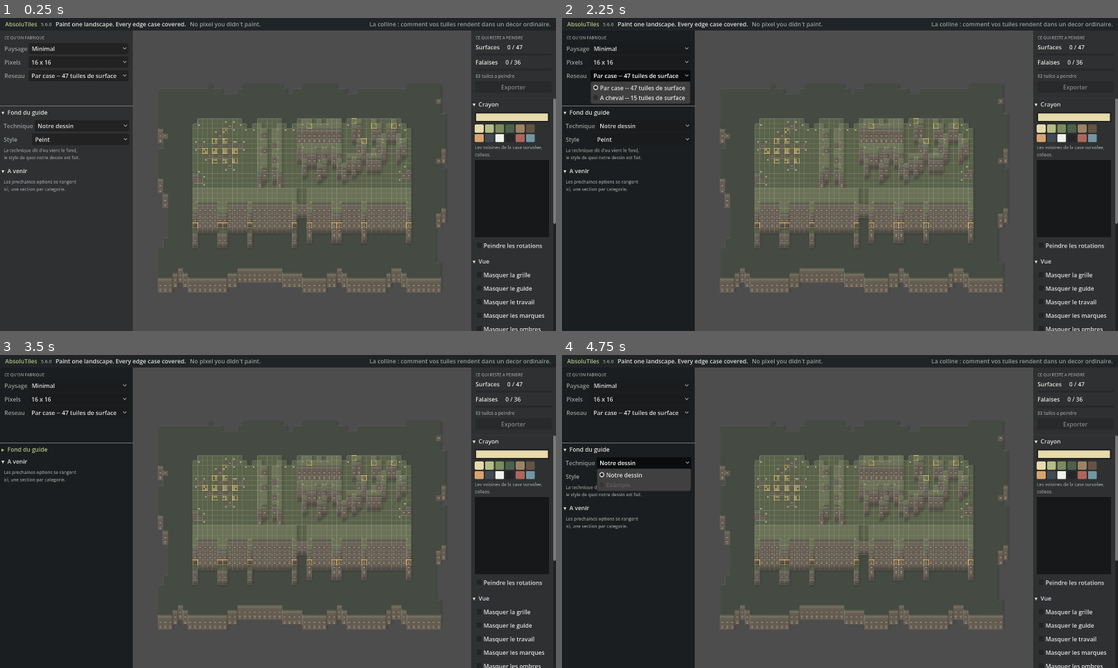
Above: before the commit, frames 1-4 (two rows, left to right).
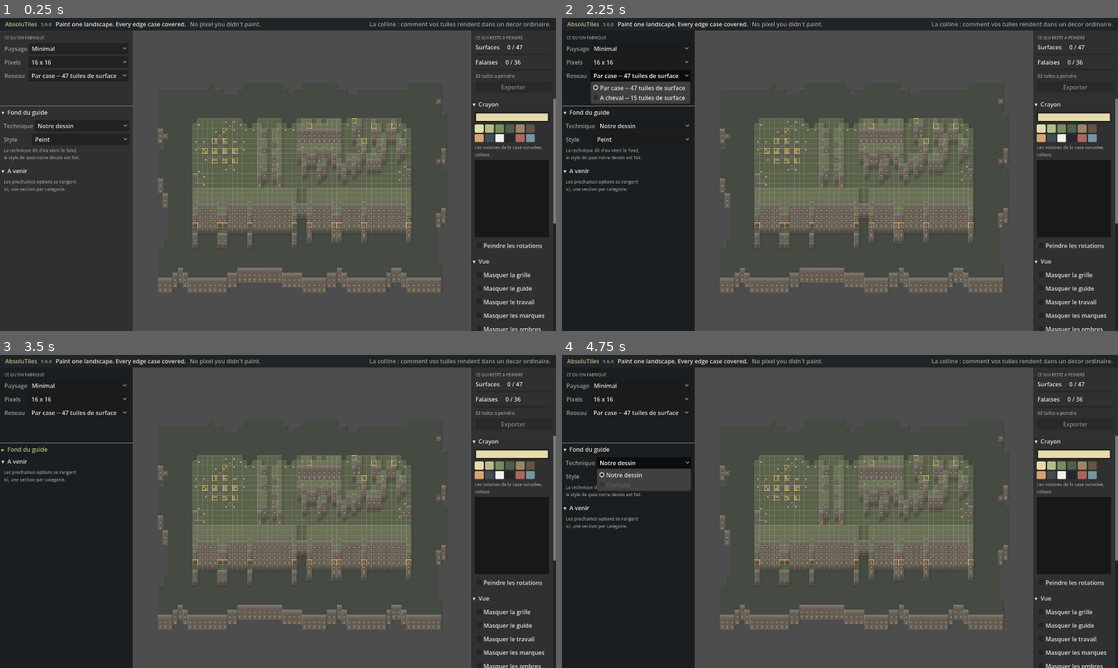
Above: after the commit, the same moments.

Repository: darref/MarchingSquares
Game: Godot game, scene res://ui/editor.tscn
Two runs of this game, one before a commit and one after it. Both use one fixed random seed, a clock stepped at 60 frames per second and the inputs below.
Inputs:
- Up to frame 1 (0.25 s): no input
- Up to frame 2 (2.25 s): click "Minimal" at 0.5 s; click "16 x 16" at 1.25 s; click "Par case -- 47 tuiles de surf…" at 2 s
- Up to frame 3 (3.5 s): click "▾ Fond du guide" at 2.75 s
- Up to frame 4 (4.75 s): click "▸ Fond du guide" at 3.5 s; click "Notre dessin" at 4.25 s

The runs differ from the first frame. In frame 1, 0.5% of the frame differs, in the area x 28-81%, y 33-84%; in frame 2, 0.5%; in frame 3, 0.5%; in frame 4, 0.5%.

Commit message:
Revert "La levre du plateau deborde sur sa falaise, et l epaule reste -- pour l instant"
This reverts commit 63099fb94ab773d07de2b344239679ef55e0ff60.

Diff:
--- a/render/guide_image.gd
+++ b/render/guide_image.gd
@@ -106,11 +106,6 @@
 ## ⚠ ET CELUI-CI EST LEGITIME LA OU LES OMBRES PORTEES NE L'ETAIENT PAS : il vit DANS la
 ## tuile de surface, donc une tuile exportee peut le porter.
 const SHOULDER: Color = Color(0.404, 0.348, 0.282)
-
-## De combien le sommet deborde sur sa propre falaise, en fraction de tuile.
-## ⚠ UN CHEVEU, PAS UNE CORNICHE. Trop, et la falaise perd sa hauteur ; assez pour que
-## l'oeil voie que le plateau est devant, et que l'ombre juste dessous soit son ombre.
-const LIP_OVERHANG: float = 0.18
 const GROUND_SHADOW: Color = Color(0.086, 0.098, 0.086, 0.38)
 const CONTACT_SHADOW: Color = Color(0.086, 0.098, 0.086, 0.30)
 
@@ -219,20 +214,15 @@
 			var px: float = float(x)
 			var py: float = float(y)
 			if _carved(px, py, last, outer, north, east, south, west):
-				# ⚠ L'EPAULE RESTE, ET CE N'EST PLUS POUR LA RAISON D'ORIGINE. Elle bouchait
-				# de pierre le petit angle sous une levre sud, parce que le coin arrondi y
-				# laissait voir LE FOND. On a cru pouvoir la retirer une fois la plaine
-				# dessinee -- le coin montrerait alors le sol d'en bas, ce qu'on verrait
-				# vraiment en se penchant par-dessus le bord.
-				#
-				# ⚠ MAIS LES DEUX LECTEURS NE DESSINENT PAS PAREIL, ET L'EPAULE LE CACHAIT.
-				# L'illustration empile TOUS les etages, du bas vers le haut : le coin
-				# decoupe d'un plateau y montre donc l'etage d'en dessous. Le plugin, lui,
-				# ne pose QUE la tuile visible de chaque case -- une seule par case. Sans
-				# epaule, le meme coin serait donc plein dans le guide et TROUE dans le jeu.
-				#
-				# Tant que le plugin n'empile pas, l'epaule est ce qui rend les deux
-				# identiques. C'est un choix a trancher, pas un detail de dessin.
+				# ⚠ L'EPAULE SE FERME DANS LES DEUX STYLES, CHACUN DANS SA PALETTE. Elle ne
+				# l'etait qu'en peint, et le fil de fer laissait donc voir le fond sous 8 des
+				# 13 levres -- jusqu'a la moitie du bord pour l'index 0, dont les deux coins
+				# bas sont decoupes. Or les deux styles decrivent LA MEME GEOMETRIE : « sous
+				# un bord sud il y a toujours une falaise ». L'un des deux mentait.
+				# En peint, l'epaule est le chanfrein du rocher, volontairement distinct du
+				# corps. En fil de fer, c'est la roche du trait -- la meme que celle des
+				# tuiles de robe -- parce qu'un aplat de pierre contredirait un style fait
+				# de traits, tandis que le noir de la roche y est deja le vocabulaire.
 				if not south and _in_south_shoulder(px, py, last, outer, east, west):
 					_put(buffer, side, x, y, WIRE_WALL if wire else SHOULDER)
 				continue
@@ -526,19 +516,6 @@
 				var vertical: float = py / last
 				if role.y == Walls.ROW_CROWN:
 					color = base.lightened(0.34 * (1.0 - smoothstep(0.0, 1.0, vertical)))
-					# ⚠ L'ARETE RECULE VERS L'INTERIEUR, ET CE QUI PREND SA PLACE EST
-					# L'HERBE DU PLATEAU. Une falaise dont la roche commence au ras de la
-					# case se lit comme une dalle posee a plat : rien ne dit que le plateau
-					# est AU-DESSUS. En laissant le sommet deborder d'un cheveu sur sa propre
-					# face, le plateau surplombe -- et l'altitude se lit enfin.
-					#
-					# ⚠ CE N'EST PAS UNE LICENCE : le chapiteau descend TOUJOURS d'un
-					# plateau, quel que soit son etage -- meme la plaine, au bord du monde.
-					# L'herbe y est donc toujours juste.
-					if py < last * LIP_OVERHANG:
-						color = LEVEL_COLORS[1]
-					elif py < last * (LIP_OVERHANG + 0.06):
-						color = base.darkened(0.30)
 				elif role.y == Walls.ROW_FOOT:
 					color = base.darkened(0.34 * smoothstep(0.0, 1.0, vertical))
 				# ⚠ LA STRIURE NE SE DECALE PLUS D'UNE RANGEE A L'AUTRE. Elle le faisait,
